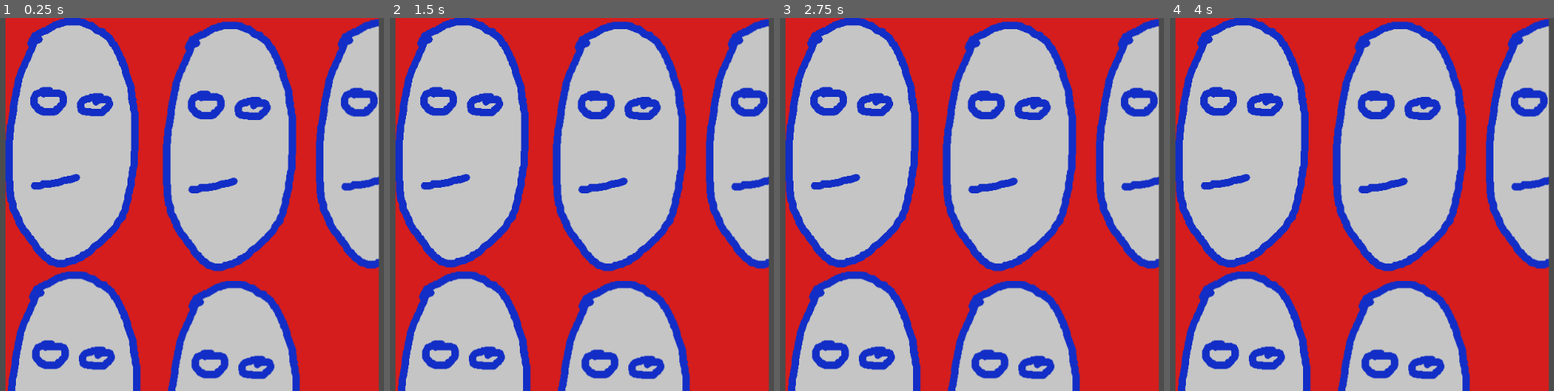
Above: before the commit, frames 1-4 (left to right).
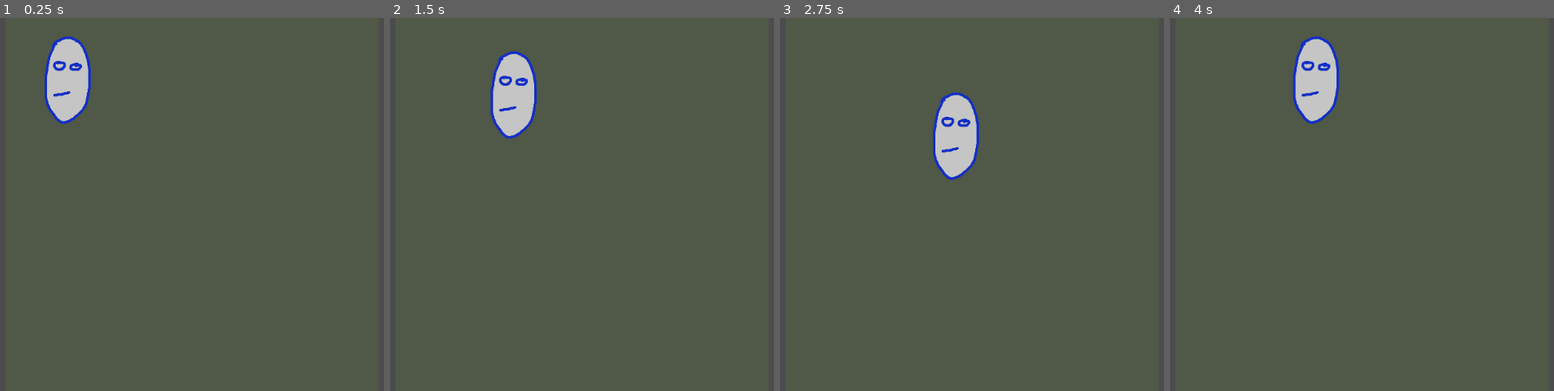
Above: after the commit, the same moments.

Repository: Humberd/the_game
Game: Godot game, scene res://main_scene.tscn
Two runs of this game, one before a commit and one after it. Both use one fixed random seed, a clock stepped at 60 frames per second and the inputs below.
Inputs:
- Up to frame 1 (0.25 s): no input
- Up to frame 2 (1.5 s): tap Enter at 0.5 s; hold D (right, bound only after the commit) 0.53-1.28 s; hold S (down, bound only after the commit) from 1.28 s (still down)
- Up to frame 3 (2.75 s): release S (down, bound only after the commit) at 2.03 s; hold D (right, bound only after the commit) from 2.03 s (still down)
- Up to frame 4 (4 s): release D (right, bound only after the commit) at 2.78 s; hold W (up, bound only after the commit) 2.78-3.53 s; hold A (left, bound only after the commit) from 3.53 s (still down)

The runs differ from the first frame. In frame 1, 96% of the frame differs, in the area x 1-99%, y 0-100%; in frame 2, 96%; in frame 3, 96%; in frame 4, 97%.

Commit message:
Simple walking now works

Diff:
--- a/client/components/GamePlane.tscn
+++ b/client/components/GamePlane.tscn
@@ -1,11 +1,11 @@
-[gd_scene load_steps=3 format=2]
+[gd_scene load_steps=2 format=2]
 
-[ext_resource path="res://assets/player_avatar.png" type="Texture" id=1]
-[ext_resource path="res://assets/background.png" type="Texture" id=2]
+[ext_resource path="res://scripts/game_plane_controller.gd" type="Script" id=3]
 
-[node name="GamePlane" type="ViewportContainer"]
+[node name="GamePlaneViewport" type="ViewportContainer"]
 margin_right = 600.0
 margin_bottom = 600.0
+script = ExtResource( 3 )
 __meta__ = {
 "_edit_use_anchors_": false
 }
@@ -15,40 +15,4 @@
 handle_input_locally = false
 render_target_update_mode = 3
 
-[node name="Node2D" type="Node2D" parent="Viewport"]
-
-[node name="background" type="Sprite" parent="Viewport/Node2D"]
-modulate = Color( 0.839216, 0.117647, 0.117647, 1 )
-texture = ExtResource( 2 )
-centered = false
-region_enabled = true
-region_rect = Rect2( 0, 0, 1024, 600 )
-
-[node name="Sprite" type="Sprite" parent="Viewport/Node2D"]
-texture = ExtResource( 1 )
-centered = false
-
-[node name="Sprite2" type="Sprite" parent="Viewport/Node2D"]
-position = Vector2( 259.207, 422.523 )
-texture = ExtResource( 1 )
-centered = false
-
-[node name="Sprite3" type="Sprite" parent="Viewport/Node2D"]
-position = Vector2( 2.99658, 407.54 )
-texture = ExtResource( 1 )
-centered = false
-
-[node name="Sprite4" type="Sprite" parent="Viewport/Node2D"]
-position = Vector2( 759.642, 2.99664 )
-texture = ExtResource( 1 )
-centered = false
-
-[node name="Sprite5" type="Sprite" parent="Viewport/Node2D"]
-position = Vector2( 498.936, 1.49829 )
-texture = ExtResource( 1 )
-centered = false
-
-[node name="Sprite6" type="Sprite" parent="Viewport/Node2D"]
-position = Vector2( 253.214, 5.99323 )
-texture = ExtResource( 1 )
-centered = false
+[node name="Plane" type="Node2D" parent="Viewport"]
--- a/client/project.godot
+++ b/client/project.godot
@@ -8,9 +8,20 @@
 
 config_version=4
 
-_global_script_classes=[  ]
+_global_script_classes=[ {
+"base": "Node2D",
+"class": "CreatureController",
+"language": "GDScript",
+"path": "res://scripts/creature_controller.gd"
+}, {
+"base": "Node2D",
+"class": "PlayerController",
+"language": "GDScript",
+"path": "res://scripts/player_controller.gd"
+} ]
 _global_script_class_icons={
-
+"CreatureController": "",
+"PlayerController": ""
 }
 
 [application]
@@ -19,6 +30,29 @@
 run/main_scene="res://main_scene.tscn"
 config/icon="res://icon.png"
 
+[input]
+
+up={
+"deadzone": 0.5,
+"events": [ Object(InputEventKey,"resource_local_to_scene":false,"resource_name":"","device":0,"alt":false,"shift":false,"control":false,"meta":false,"command":false,"pressed":false,"scancode":87,"unicode":0,"echo":false,"script":null)
+ ]
+}
+right={
+"deadzone": 0.5,
+"events": [ Object(InputEventKey,"resource_local_to_scene":false,"resource_name":"","device":0,"alt":false,"shift":false,"control":false,"meta":false,"command":false,"pressed":false,"scancode":68,"unicode":0,"echo":false,"script":null)
+ ]
+}
+down={
+"deadzone": 0.5,
+"events": [ Object(InputEventKey,"resource_local_to_scene":false,"resource_name":"","device":0,"alt":false,"shift":false,"control":false,"meta":false,"command":false,"pressed":false,"scancode":83,"unicode":0,"echo":false,"script":null)
+ ]
+}
+left={
+"deadzone": 0.5,
+"events": [ Object(InputEventKey,"resource_local_to_scene":false,"resource_name":"","device":0,"alt":false,"shift":false,"control":false,"meta":false,"command":false,"pressed":false,"scancode":65,"unicode":0,"echo":false,"script":null)
+ ]
+}
+
 [rendering]
 
 environment/default_environment="res://default_env.tres"
--- /dev/null
+++ b/client/scripts/creature_controller.gd
@@ -0,0 +1,8 @@
+extends Node2D
+
+class_name CreatureController
+
+export (float) var speed = 2;
+
+func overwritePosition(position: Vector2):
+	translate(position);
--- /dev/null
+++ b/client/scripts/game_plane_controller.gd
@@ -0,0 +1,52 @@
+extends ViewportContainer
+
+
+# Declare member variables here. Examples:
+# var a = 2
+# var b = "text"
+var player_node: Node2D;
+
+
+# Called when the node enters the scene tree for the first time.
+func _ready():
+	print("hello world from a node");
+
+	var plane = $Viewport/Plane;
+	var viewport = $Viewport;
+
+	createBackground(plane, viewport);
+	loadPlayerNode(plane);
+
+
+func createBackground(plane: Node2D, viewport: Viewport):
+	var sprite = Sprite.new();
+	sprite.texture = load("res://assets/background.png");
+	sprite.name = "Background"
+	sprite.centered = false;
+	sprite.region_enabled = true;
+	sprite.region_rect = Rect2(Vector2(0, 0), Vector2(viewport.size.x, viewport.size.y));
+	sprite.modulate = Color("515948")
+
+	plane.add_child(sprite);
+
+func loadPlayerNode(plane: Node2D):
+	var sprite = Sprite.new();
+	sprite.texture = load("res://assets/player_avatar.png");
+	sprite.name = "Sprite";
+	sprite.centered = true;
+	sprite.scale = Vector2(0.35, 0.35);
+
+	var node = Node2D.new();
+	node.add_child(sprite);
+	node.name = "Player";
+	node.set_script(load("res://scripts/player_controller.gd"));
+
+	plane.add_child(node);
+
+# Called every frame. 'delta' is the elapsed time since the previous frame.
+#func _process(delta):
+#	pass
+
+func _draw():
+#	draw_rect(Rect2(Vector2(0,0), Vector2(300,300)), Color.brown, true)
+	pass
--- a/client/scripts/main.gd
+++ /dev/null
@@ -1,53 +0,0 @@
-extends Node2D
-
-
-# Declare member variables here. Examples:
-# var a = 2
-# var b = "text"
-var player_node: Node2D;
-
-
-# Called when the node enters the scene tree for the first time.
-func _ready():
-	print("hello world from a node");
-
-	setupCanvas();
-
-	player_node = loadPlayerNode();
-	$Canvas.add_child(player_node);
-
-	update();
-
-
-func setupCanvas():
-	var canvas = $Canvas;
-	var foo = Node.new()
-#	canvas.get_viewport().size.x = 500;
-#	canvas.get_viewport().size.y = 500;
-
-	var viewport = $".";
-	print(viewport.get_viewport_rect())
-
-	var backgroundNode = Node2D.new();
-	backgroundNode.draw_rect(Rect2(Vector2(0,0), Vector2(500,500)), Color.brown, true)
-	canvas.add_child(backgroundNode)
-
-
-
-func loadPlayerNode() -> Node2D:
-	var sprite = Sprite.new();
-	sprite.texture = load("res://assets/player_avatar.png")
-	sprite.name = "Sprite"
-
-	var node = Node2D.new();
-	node.add_child(sprite);
-	node.name = "Player"
-	return node;
-
-# Called every frame. 'delta' is the elapsed time since the previous frame.
-#func _process(delta):
-#	pass
-
-func _draw():
-#	draw_rect(Rect2(Vector2(0,0), Vector2(300,300)), Color.brown, true)
-	pass
--- /dev/null
+++ b/client/scripts/player_controller.gd
@@ -0,0 +1,27 @@
+extends Node2D
+
+class_name PlayerController
+
+func _ready():
+	print("Hello from Player Controller");
+	position = Vector2(100,100)
+
+func _physics_process(delta):
+
+	translate(getInput())
+	pass;
+
+func getInput() -> Vector2:
+	var velocity = Vector2();
+	var speed = 2;
+
+	if Input.is_action_pressed("up"):
+		velocity.y -= 1;
+	if Input.is_action_pressed("down"):
+		velocity.y += 1;
+	if Input.is_action_pressed("right"):
+		velocity.x += 1;
+	if Input.is_action_pressed("left"):
+		velocity.x -= 1;
+
+	return velocity * speed;
